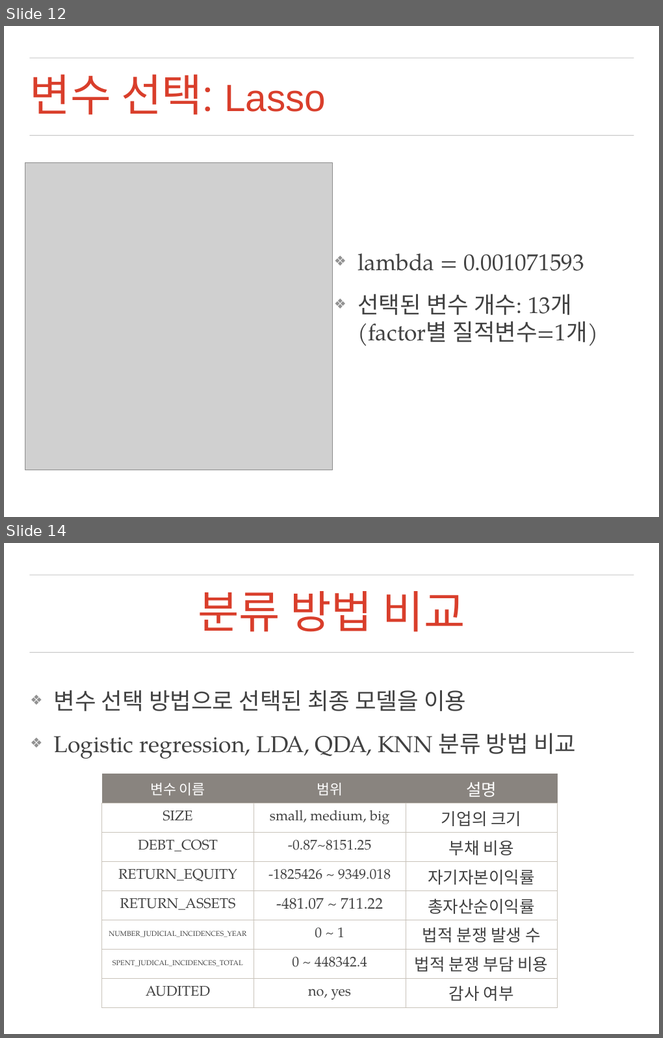
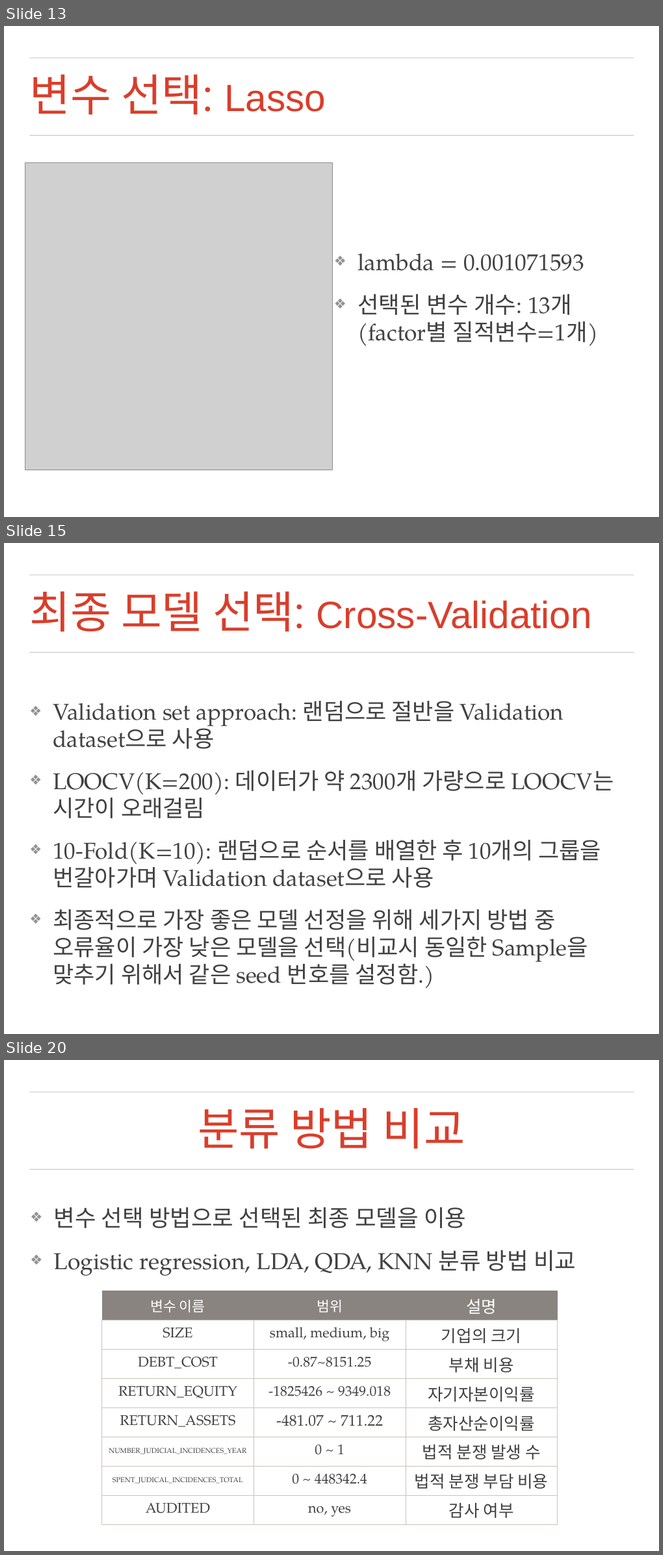
Before and after one commit to mrlee23/bankruptcy-prediction, a slide deck: presentation.pptx. Shown one above the other, each under a label of ours: slides 12 and 14 before the commit, slides 13, 15 and 20 after it; the slides between them are not shown. The pictures are 663x1038 and 663x1555 pixels, drawn with LibreOffice and Linux fonts; fonts in the diff are those of the drawing; grey boxes stand for pictures; background and template pictures are left out. Boxes give left, top, right and bottom in pixels: in the first picture for what was removed or moved away, otherwise in the second. Text is boxed around its words. In the diff, an @@ line names an element or a change of style, - is before the commit and + after.

```diff
--- a/presentation.pptx
+++ b/presentation.pptx
@@ slide 15 added at <box>4,543,659,1034</box>, background picture (left out); not listed: 2 template elements that a slide beside it also shows @@
@@ title added at <box>29,591,592,632</box>, 59.4 pt, text #D93E2B @@
+최종 모델 선택: Cross-Validation
@@ text added at <box>53,701,614,988</box>, 35.6 pt, text #414141 @@
+❖ Validation set approach: 랜덤으로 절반을 Validation dataset으로 사용
+❖ LOOCV(K=200): 데이터가 약 2300개 가량으로 LOOCV는 시간이 오래걸림
+❖ 10-Fold(K=10): 랜덤으로 순서를 배열한 후 10개의 그룹을 번갈아가며 Validation dataset으로 사용
+❖ 최종적으로 가장 좋은 모델 선정을 위해 세가지 방법 중 오류율이 가장 낮은 모델을 선택(비교시 동일한 Sample을 맞추기 위해서 같은 seed 번호를 설정함.)
@@ what was slide 12 is now slide 13 @@
@@ what was slide 14 is now slide 20 @@
```
Also in this commit, not shown: 1 slide changed, 5 other slides added, 1 other file.
